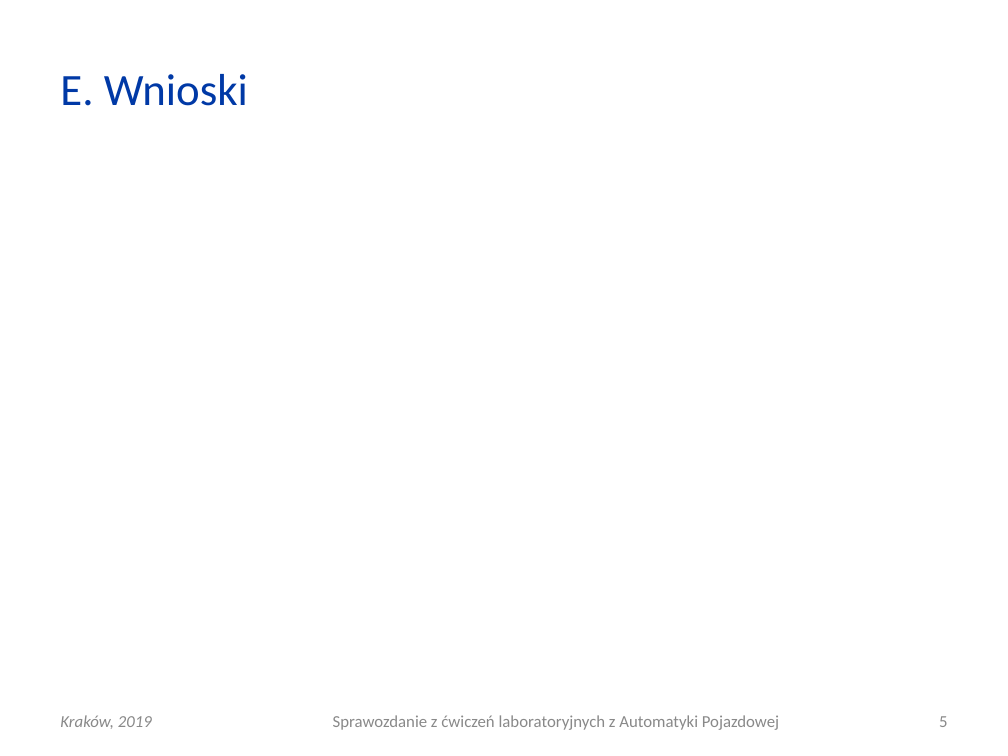
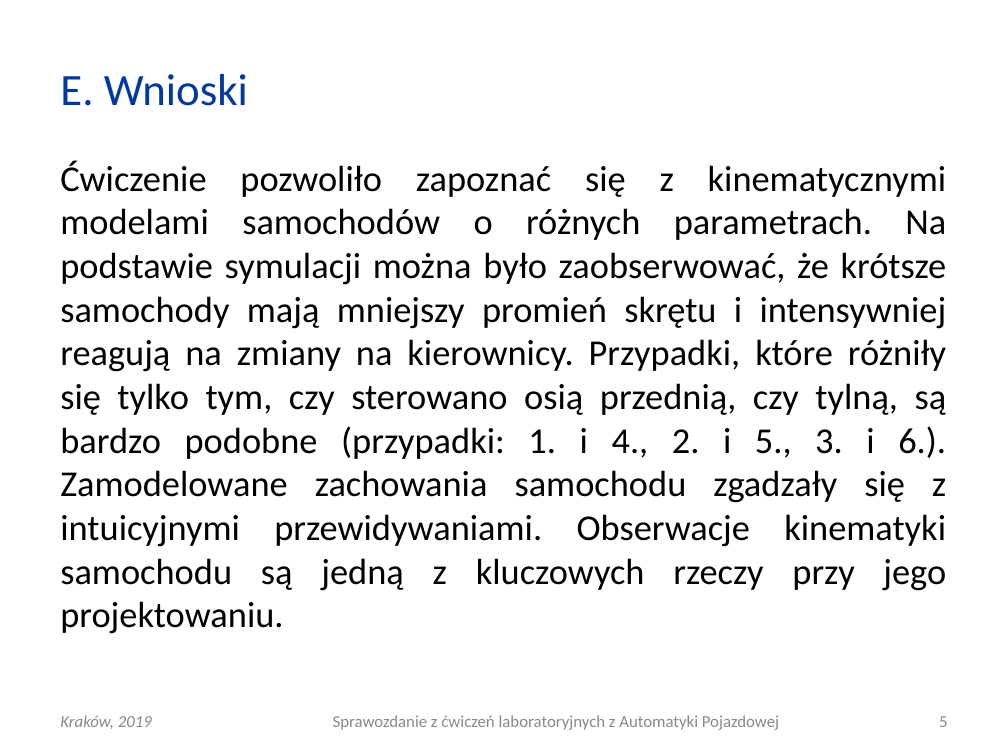
Before and after one commit to elfsonix/Automatyka-Pojazdowa, a slide deck: slide 5 of Lab2/AP_L13_20190605_0930_G03.ppt. Drawn at 1008x756 pixels with LibreOffice and Linux fonts; fonts in the diff are those of the drawing. Boxes give left, top, right and bottom in pixels: in the first picture for what was removed or moved away, otherwise in the second. Text is boxed around its words. In the diff, an @@ line names an element or a change of style, - is before the commit and + after.

Commit message:
Wnioski

```diff
--- a/Lab2/AP_L13_20190605_0930_G03.ppt
+++ b/Lab2/AP_L13_20190605_0930_G03.ppt
@@ text added at [60, 161, 947, 634], 26 pt, text #000000 @@
+Ćwiczenie pozwoliło zapoznać się z kinematycznymi modelami samochodów o różnych parametrach. Na podstawie symulacji można było zaobserwować, że krótsze samochody mają mniejszy promień skrętu i intensywniej reagują na zmiany na kierownicy. Przypadki, które różniły się tylko tym, czy sterowano osią przednią, czy tylną, są bardzo podobne (przypadki: 1. i 4., 2. i 5., 3. i 6.). Zamodelowane zachowania samochodu zgadzały się z intuicyjnymi przewidywaniami. Obserwacje kinematyki samochodu są jedną z kluczowych rzeczy przy jego projektowaniu.
```
